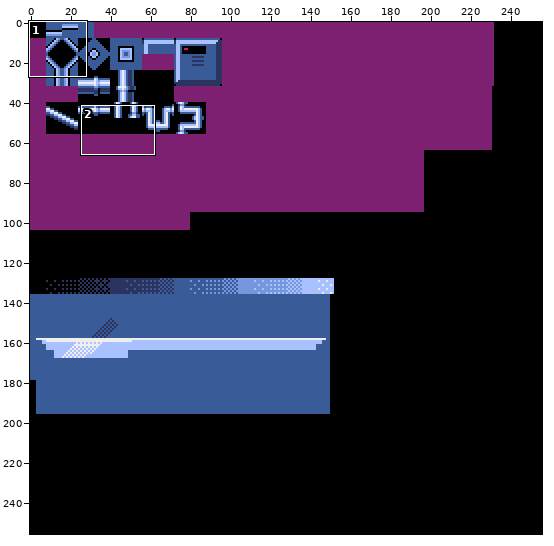
Edited in one commit: sprite sheet (assets/graslay1.png). Above: a wide view before the commit, with the close-up outlined.
Close-up. First the earlier version:
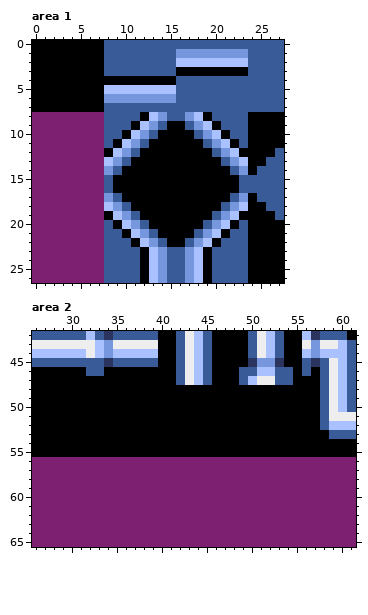
The file is 256x256 pixels. Shown: area 1: x 0..27, y 0..26; area 2: x 26..61, y 42..65.
Now the later version:
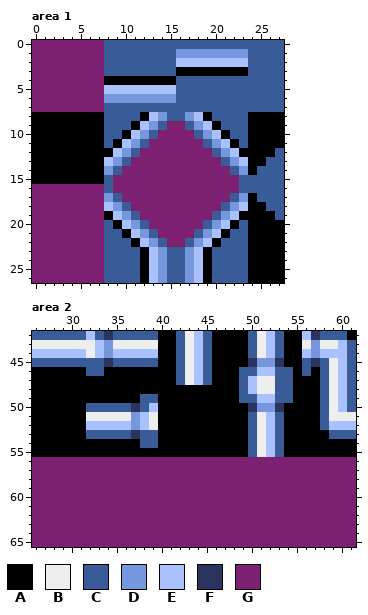
Palette (. is transparent): A #000000  B #eeeeee  C #395c98  D #7696de  E #a9c1ff  F #2b335f  G #7e2072
Difference:
Area 1:
Colour A replaces colour G in rows 8 to 15 at x 0 to 7.
Colour G replaces colour A in rows 0 to 7 at x 0 to 7; in row 9 at x 15 to 16; in row 10 at x 14 to 17; in row 11 at x 13 to 18; in row 12 at x 12 to 19; in row 13 at x 11 to 20.
Colour G replaces colour A in row 14 at x 10 to 21; in rows 15 to 16 at x 9 to 22; in row 17 at x 10 to 21; in row 18 at x 11 to 20; in row 19 at x 12 to 19; in row 20 at x 13 to 18.
Colour G replaces colour A in row 21 at x 14 to 17; in row 22 at x 15 to 16.
Area 2:
Colour B replaces colour A in row 48 at x 51 to 52; in row 51 at x 32 to 36, 39 and 51; in row 52 at x 39 and 51; in rows 53 to 55 at x 51.
Colour C replaces colour A in row 48 at x 49 and 53 to 54; in row 49 at x 38 to 39, 49 to 50 and 53 to 54; in row 50 at x 32 to 36 and 38; in rows 51 to 52 at x 50 and 53; in row 53 at x 32 to 36, 38 to 39, 50 and 53; in row 54 at x 38 to 39, 50 and 53.
Colour C replaces colour A in row 55 at x 50 and 53.
Colour D replaces colour A in row 50 at x 51 to 52; in rows 51 to 52 at x 37.
Colour E replaces colour A in row 48 at x 50; in row 49 at x 51 to 52; in row 50 at x 39; in row 51 at x 38 and 52; in row 52 at x 32 to 36, 38 and 52; in rows 53 to 55 at x 52.
Colour F replaces colour A in row 50 at x 37, 50 and 53; in row 53 at x 37.
Boxes around the changes in both close-ups, in picture pixels (x1, y1, x2, y2):
changed: (32, 40, 239, 247)
changed: (239, 385, 293, 457)
changed: (86, 394, 158, 448)
